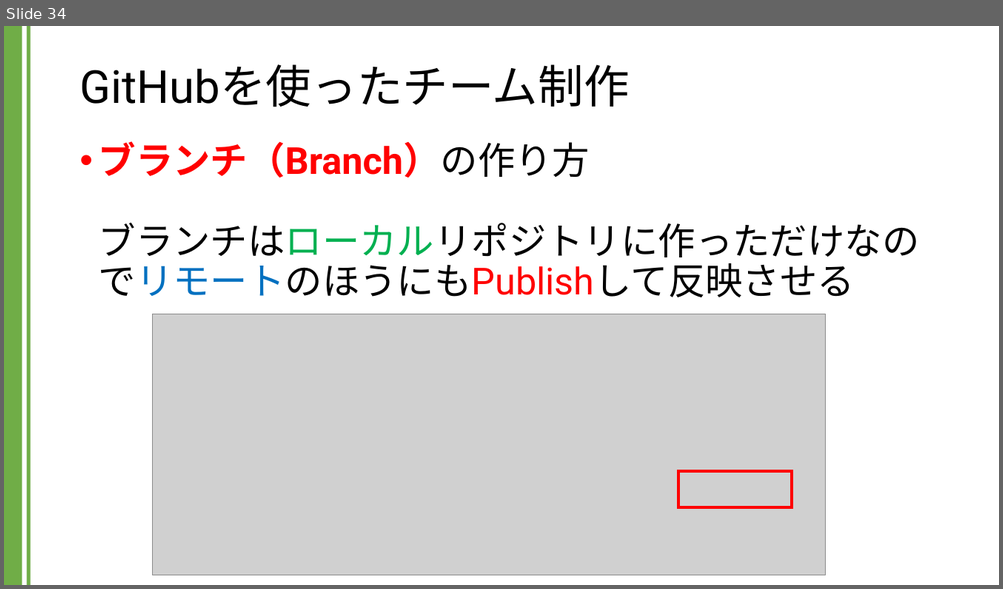
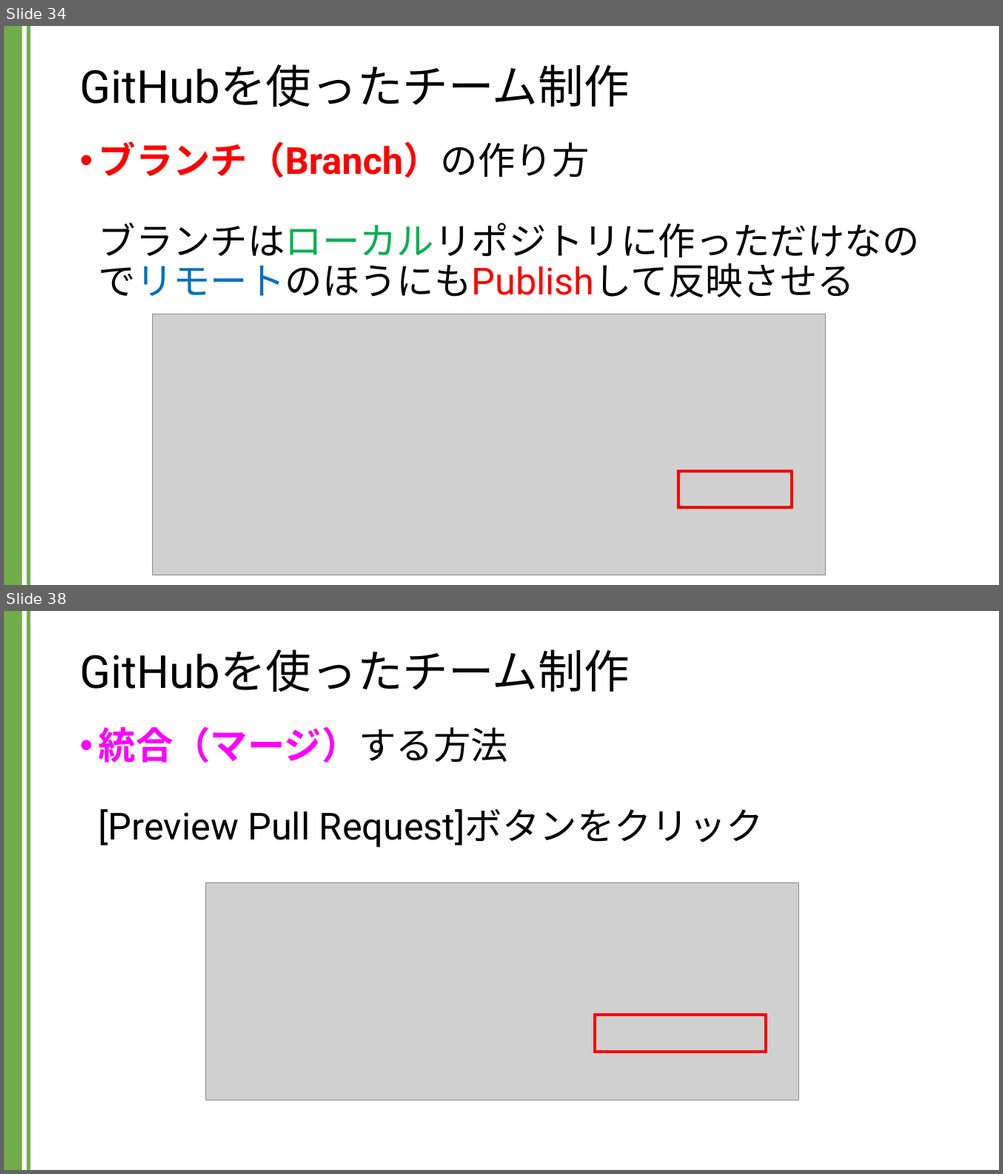
Before and after one commit to kic-murata/cpp2024, a slide deck: 授業資料/GitHubを用いたチーム制作.pptx. Shown one above the other, each under a label of ours: slide 34 before the commit, slides 34 and 38 after it; the slides between them are not shown. The pictures are 1003x589 and 1003x1174 pixels, drawn with LibreOffice and Linux fonts; fonts in the diff are those of the drawing; grey boxes stand for pictures. Boxes give left, top, right and bottom in pixels: in the first picture for what was removed or moved away, otherwise in the second. Text is boxed around its words. In the diff, an @@ line names an element or a change of style, - is before the commit and + after.

```diff
--- a/授業資料/GitHubを用いたチーム制作.pptx
+++ b/授業資料/GitHubを用いたチーム制作.pptx
@@ slide 38 added at bbox=[4, 611, 999, 1170], background #FFFFFF; not listed: 2 template elements that a slide beside it also shows @@
@@ title added at bbox=[79, 649, 629, 692], 44 pt, text #000000 @@
+GitHubを使ったチーム制作
@@ text added at bbox=[99, 726, 763, 848], 36 pt, text #000000 @@
+• 統合（マージ）する方法
+  [Preview Pull Request]ボタンをクリック
@@ picture added at bbox=[205, 883, 798, 1100] @@
@@ rectangle added at bbox=[595, 1015, 765, 1052], outline #FF0000 3 pt @@
```
Also in this commit, not shown: 1 slide changed, 8 other slides added.
